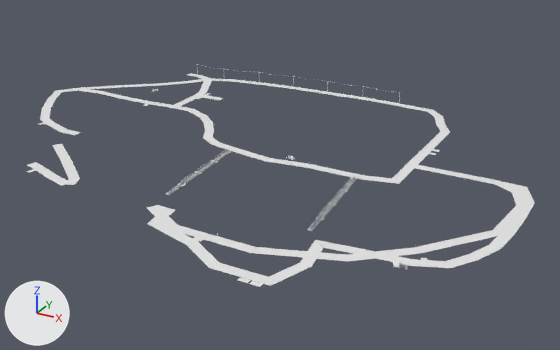
One commit to the glTF model assets/games/troll-ops/models/tf-roads-p3.glb: the scene before it, then after it.
Camera for both pictures: a camera (50 mm lens) standing at (229.0, -359.0, 174.0) and looking at (21.0, 18.0, -15.0). The lights are fixed; the arrows at lower left show +X, +Y and +Z. The first picture is the older version. Materials are left out; every surface is plain grey. Vertices at exactly the same position are counted once.

The first picture shows 'tf-roads-p3'.
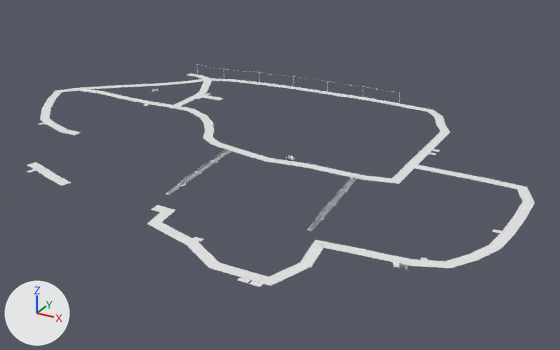
Where the change shows, as pixel boxes [x1, y1, x2, y2] in the pictures (560 x 350 px):
part 1 of me_tf_roads_p3, deleted
    before: [52, 144, 523, 258]
part 2 of me_tf_roads_p3, cut back
    before: [147, 181, 529, 261]

Diff of the bpy script that builds the scene:
```diff
--- a/assets/games/troll-ops/models/tf-roads-p3.glb.py
+++ b/assets/games/troll-ops/models/tf-roads-p3.glb.py
@@ me_tf_roads_p3 @@
 # used by ob_tf_roads_p3; location = (0.0, 0.0, 0.0)
-me_tf_roads_p3.from_pydata(...)  # 13589 vertices, 17207 faces; spans x -184.0..170.0, y -118.0..142.0, z 0.0..8.0
+me_tf_roads_p3.from_pydata(...)  # 12469 vertices, 16231 faces; spans x -184.0..170.0, y -118.0..142.0, z 0.0..8.0
+# me_tf_roads_p3 part 1: 98 loose pieces with 752 vertices, spanning x -106.0..165.0, y -92.0..36.0, z 0.0..1.0, are deleted
+# me_tf_roads_p3 part 2: 3 vertices moved within x 94.0..166.0, y -86.0..-10.0, z 0.0; 368 vertices removed from x -2.0..168.0, y -95.0..40.0, z 0.0
+# other edits to the shape of me_tf_roads_p3 do not show in these pictures
```
